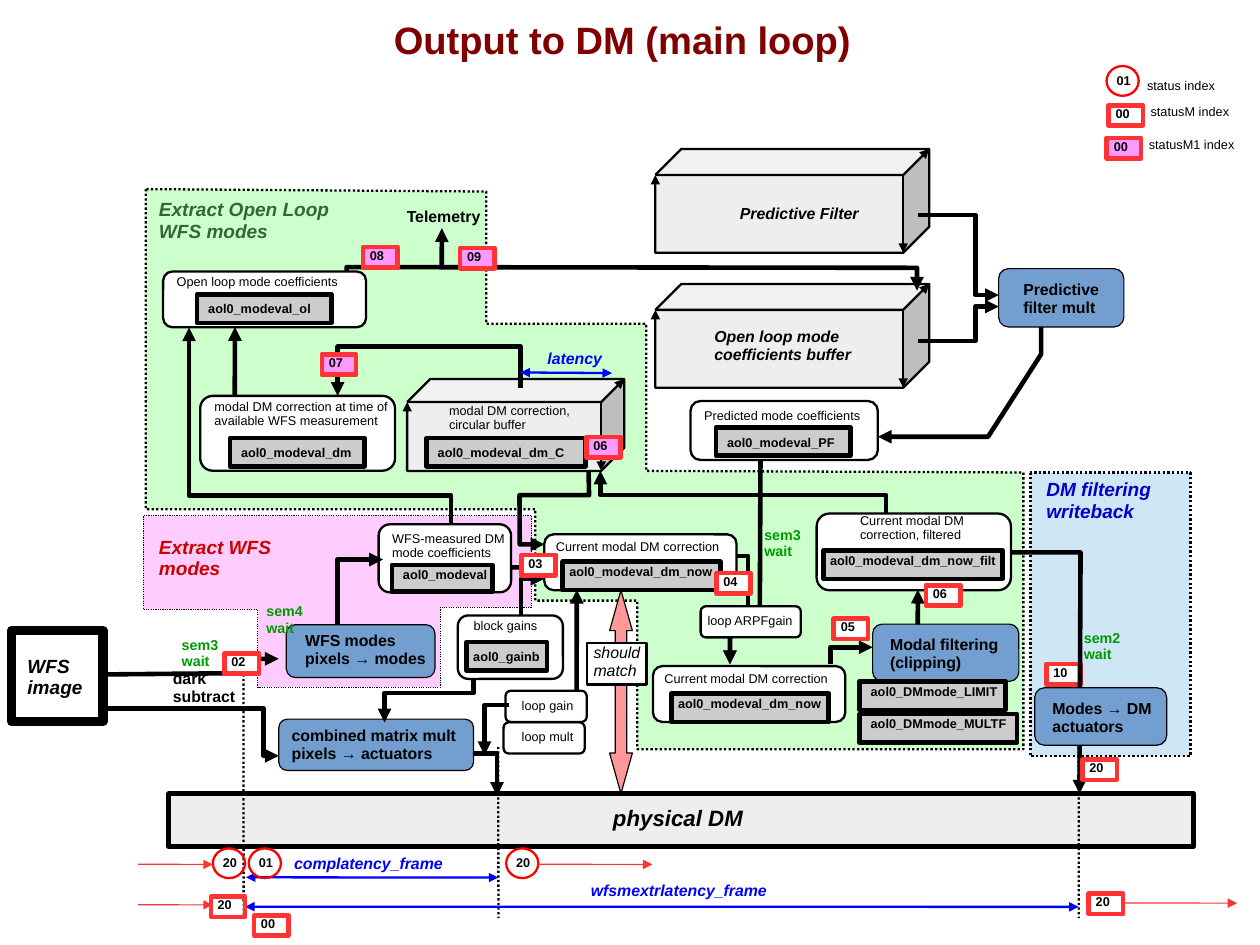
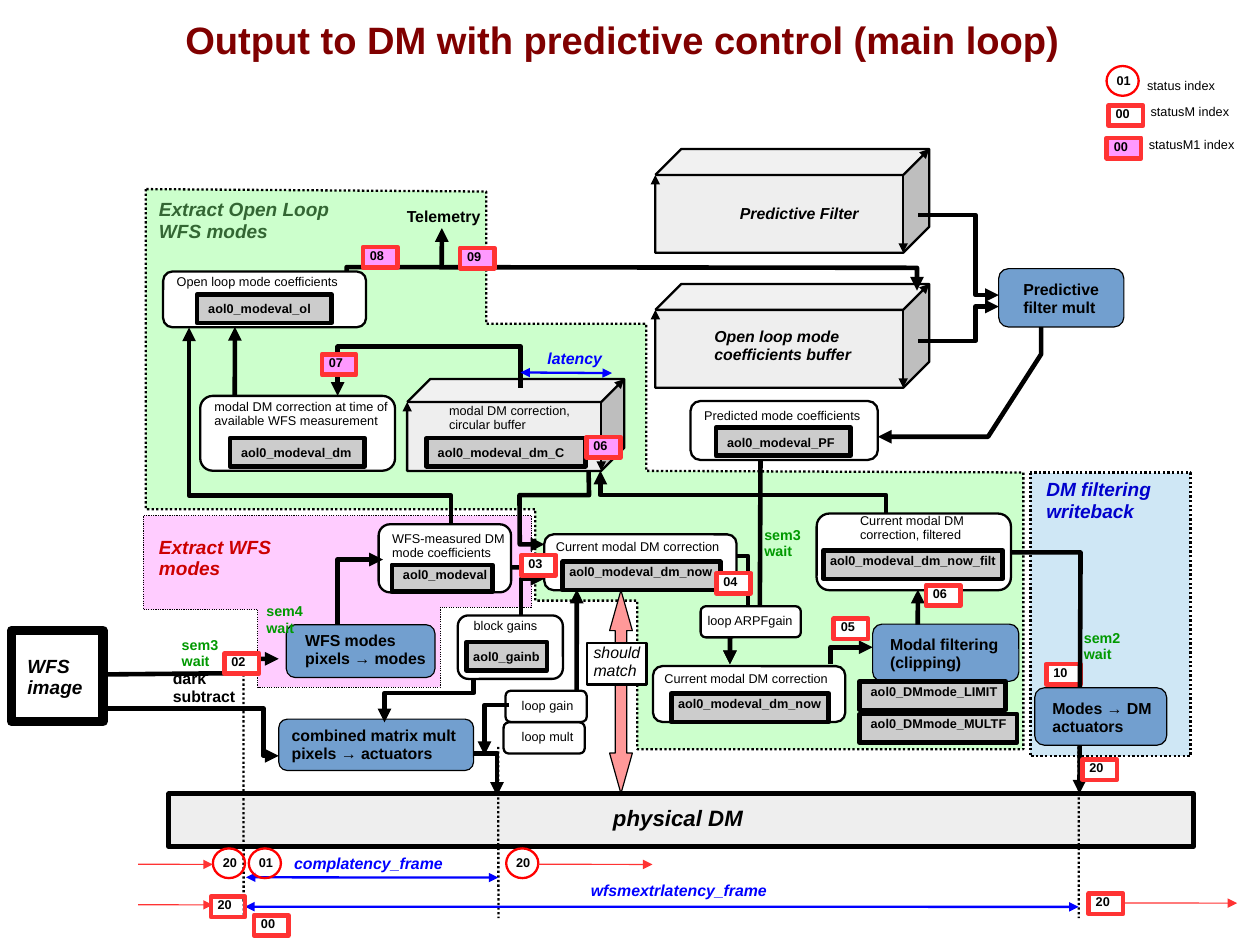
Before and after one commit to oguyon/Cfits, a slide deck: slide 7 of src/AOloopControl/doc/AOloopControl_figs.ppt. Drawn at 1260x945 pixels with LibreOffice and Linux fonts; fonts in the diff are those of the drawing. Boxes give left, top, right and bottom in pixels: in the first picture for what was removed or moved away, otherwise in the second. Text is boxed around its words. In the diff, an @@ line names an element or a change of style, - is before the commit and + after.

```diff
--- a/src/AOloopControl/doc/AOloopControl_figs.ppt
+++ b/src/AOloopControl/doc/AOloopControl_figs.ppt
@@ title at bbox=[185, 26, 1059, 62]: text changed @@
-Output to DM (main loop)
+Output to DM with predictive control (main loop)
```
Also in this commit, not shown: 1 other slide changed, 14 other files.
